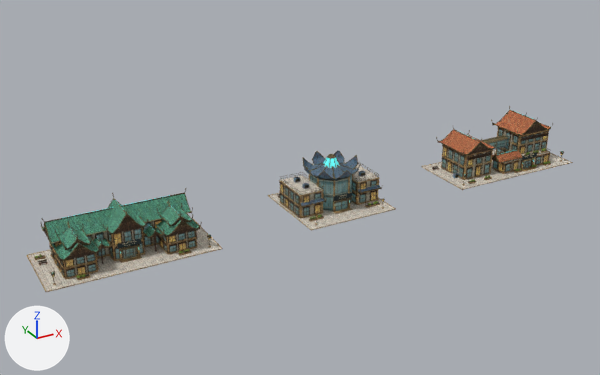
What one commit did to the Blender file assets-source/sirin-labs/sirin-original-research-quarter.blend.
The view is the same before and after, from a 50 mm camera at (-130.7, -215.3, 116.0) aimed at (-0.7, 20.9, -2.1). Lighting does not change. The marker at lower left points along +X, +Y and +Z. The first picture is the older version.

Objects in the first picture: 'A_Naga_Courtyard_bronze', 'A_Naga_Courtyard_glass', 'A_Naga_Courtyard_jade_tiles', 'A_Naga_Courtyard_pavers', 'A_Naga_Courtyard_teak', 'B_Lotus_Nexus_bronze', 'B_Lotus_Nexus_glass', 'B_Lotus_Nexus_pavers', 'C_Monsoon_Terraces_clay_tiles', 'C_Monsoon_Terraces_limestone', 'C_Monsoon_Terraces_pavers', 'C_Monsoon_Terraces_teak' and 19 more.
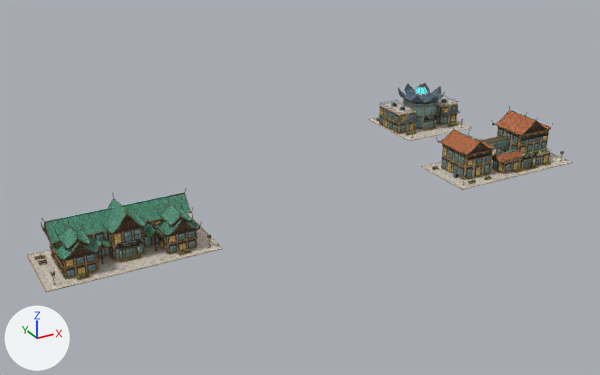
ob_b_lotus_nexus is not drawn itself; it is the parent of ob_b_lotus_nexus_pavers, ob_b_lotus_nexus_limestone, ob_b_lotus_nexus_plaster, ob_b_lotus_nexus_bronze, ob_b_lotus_nexus_shadow, ob_b_lotus_nexus_glass, ob_b_lotus_nexus_teak, ob_b_lotus_nexus_warm.

Where the change shows, as pixel boxes [x1, y1, x2, y2] in the pictures (600 x 375 px):
'B_Lotus_Nexus_pavers', moved
    before: [269, 165, 396, 230]
    after: [369, 97, 471, 141]
'B_Lotus_Nexus_glass', moved
    before: [281, 174, 376, 216]
    after: [380, 100, 456, 132]
'B_Lotus_Nexus_bronze', moved
    before: [280, 150, 385, 224]
    after: [380, 83, 463, 137]
'B_Lotus_Nexus_indigo_tiles', moved
    before: [301, 151, 380, 206]
    after: [398, 83, 459, 124]
'B_Lotus_Nexus_limestone', moved
    before: [268, 174, 396, 230]
    after: [368, 99, 471, 141]
'B_Lotus_Nexus_teak', moved
    before: [278, 177, 377, 215]
    after: [376, 105, 460, 132]
'B_Lotus_Nexus_plaster', moved
    before: [284, 181, 377, 216]
    after: [383, 106, 456, 131]
'B_Lotus_Nexus_warm', moved
    before: [281, 183, 384, 218]
    after: [380, 108, 463, 130]
'B_Lotus_Nexus_cyan', moved
    before: [323, 158, 350, 203]
    after: [415, 87, 436, 123]
'B_Lotus_Nexus_sign_B', moved
    before: [333, 192, 352, 202]
    after: [424, 114, 438, 121]
'B_Lotus_Nexus_steel', moved
    before: [294, 171, 365, 189]
    after: [391, 99, 447, 111]
'B_Lotus_Nexus_shadow', moved
    before: [295, 168, 365, 188]
    after: [383, 99, 447, 115]
'B_Lotus_Nexus_soil', moved
    before: [310, 202, 379, 220]
    after: [408, 124, 456, 134]
'B_Lotus_Nexus_leaf', moved (not visible afterwards)
    before: [310, 201, 378, 219]

The change, as a list of edits to the scene's bpy script:
```text
Change ob_b_lotus_nexus:
    ob_b_lotus_nexus.location: (0.0, 1.0, 0.0) -> (73.0, 51.0, 0.0)
```
